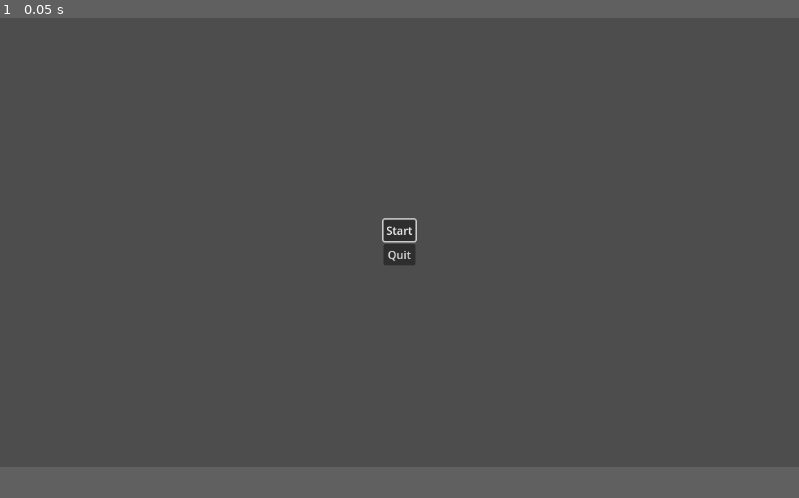
Above: before the commit, frame 1.
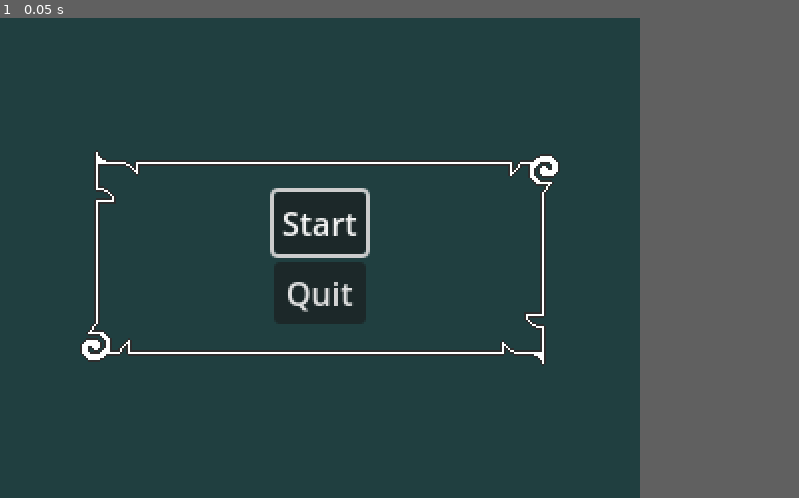
Above: after the commit, the same moment.

Repository: AlphaRed/BerryNutHarvest
Game: Godot game, scene res://menu.tscn
The game is run twice, just before and just after one commit, with the same random seed, the same clock (stepped at 60 frames per second) and the same inputs.
Inputs:
- Up to frame 1 (0.05 s): no input
In our replay, the window is 799x449 before the commit and 640x480 after it. These sizes can differ from the game's own. Grey fills any space a smaller window leaves; there, only what the larger window draws over its background counts as a difference.

The runs differ from the first frame. In frame 1, 75% of the frame differs, in the area x 0-81%, y 0-94%.

Commit message:
Added menu gfx

Diff:
--- a/menu.tscn
+++ b/menu.tscn
@@ -1,6 +1,7 @@
-[gd_scene load_steps=2 format=3 uid="uid://bmr2hsv2s60cg"]
+[gd_scene load_steps=3 format=3 uid="uid://bmr2hsv2s60cg"]
 
 [ext_resource type="Script" path="res://menu.gd" id="1_ejtja"]
+[ext_resource type="Texture2D" uid="uid://b6yjxv67r80c7" path="res://menubox.png" id="2_8607m"]
 
 [node name="Menu" type="Control"]
 layout_mode = 3
@@ -10,6 +11,12 @@
 grow_horizontal = 2
 grow_vertical = 2
 script = ExtResource("1_ejtja")
+
+[node name="ColorRect" type="ColorRect" parent="."]
+layout_mode = 0
+offset_right = 320.0
+offset_bottom = 240.0
+color = Color(0.12549, 0.247059, 0.25098, 1)
 
 [node name="VBoxContainer" type="VBoxContainer" parent="."]
 layout_mode = 1
@@ -35,5 +42,21 @@
 focus_neighbor_bottom = NodePath("../StartButton")
 text = "Quit"
 
+[node name="TextureRect" type="TextureRect" parent="."]
+layout_mode = 1
+anchors_preset = 8
+anchor_left = 0.5
+anchor_top = 0.5
+anchor_right = 0.5
+anchor_bottom = 0.5
+offset_left = -128.0
+offset_top = -64.0
+offset_right = 128.0
+offset_bottom = 64.0
+grow_horizontal = 2
+grow_vertical = 2
+texture = ExtResource("2_8607m")
+expand_mode = 1
+
 [connection signal="pressed" from="VBoxContainer/StartButton" to="." method="_on_start_button_pressed"]
 [connection signal="pressed" from="VBoxContainer/QuitButton" to="." method="_on_quit_button_pressed"]
--- a/project.godot
+++ b/project.godot
@@ -15,6 +15,12 @@
 config/features=PackedStringArray("4.1", "GL Compatibility")
 config/icon="res://icon.svg"
 
+[display]
+
+window/size/viewport_width=320
+window/size/viewport_height=240
+window/stretch/mode="viewport"
+
 [rendering]
 
 renderer/rendering_method="gl_compatibility"
Binary file added: menubox.png
Not shown, added: menubox.png.import
